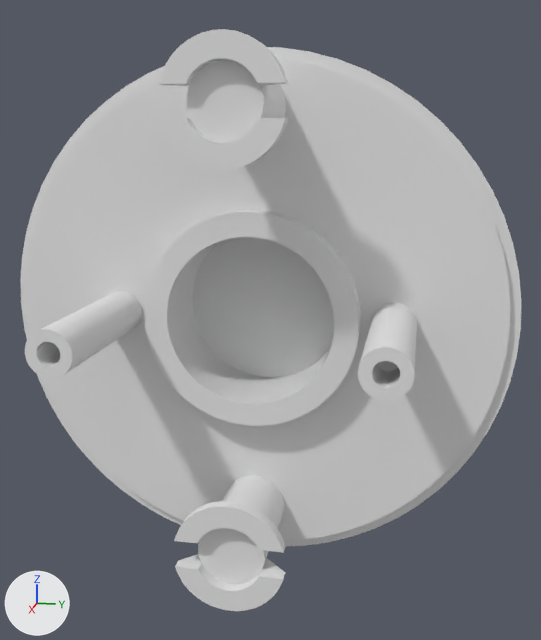
The glTF model web/stl/twister.glb, before and after one commit.
Both versions are drawn from a 50 mm lens placed at (64.6, -12.6, 16.5), pointed at (0.7, -25.3, 0.5). The axes (+X, +Y, +Z) are drawn at lower left. The lights are the same throughout. The first picture is the older version.

Script lines for the objects in view, before the commit:
```python
me_twister_stl = bpy.data.meshes.new('twister.stl')
me_twister_stl.from_pydata(...)  # 3241 vertices, 6478 faces; spans x -10.4..13.0, y -51.5..-3.5, z -24.0..24.0
ob_twister_stl = bpy.data.objects.new('twister.stl', me_twister_stl)
ob_twister_stl.location = (0.0, 0.0, 0.0)
```
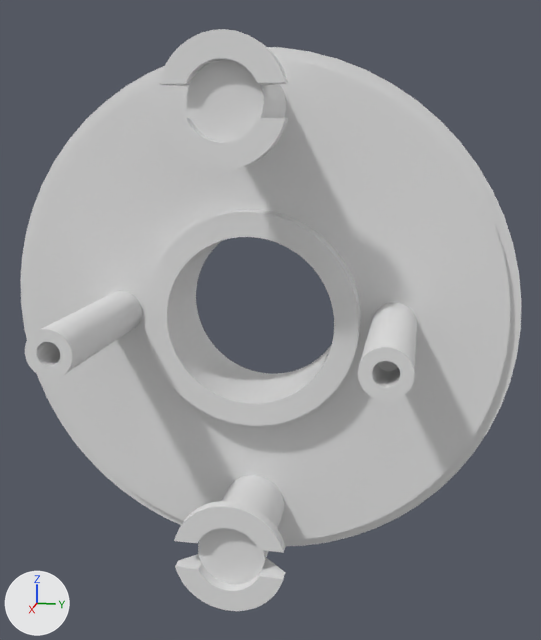
Where the change shows, as pixel boxes (x1, y1, x2, y2) in the pictures (541 x 640 px):
part 1 of me_twister_stl, cut back: before (167, 217, 334, 424); after (167, 240, 332, 404)

Diff of the bpy script that builds the scene:
```diff
--- a/web/stl/twister.glb.py
+++ b/web/stl/twister.glb.py
@@ me_twister_stl @@
 # used by ob_twister_stl; location = (0.0, 0.0, 0.0)
-me_twister_stl.from_pydata(...)  # 3241 vertices, 6478 faces; spans x -10.4..13.0, y -51.5..-3.5, z -24.0..24.0
+me_twister_stl.from_pydata(...)  # 3108 vertices, 6216 faces; spans x -10.4..13.0, y -51.5..-3.5, z -24.0..24.0
+# me_twister_stl part 1: 193 vertices removed from x -8.0..0.0, y -35.3..-19.7, z -7.8..7.8; 60 vertices added at x -9.3, y -35.3..-19.7, z -7.8..7.8
```
